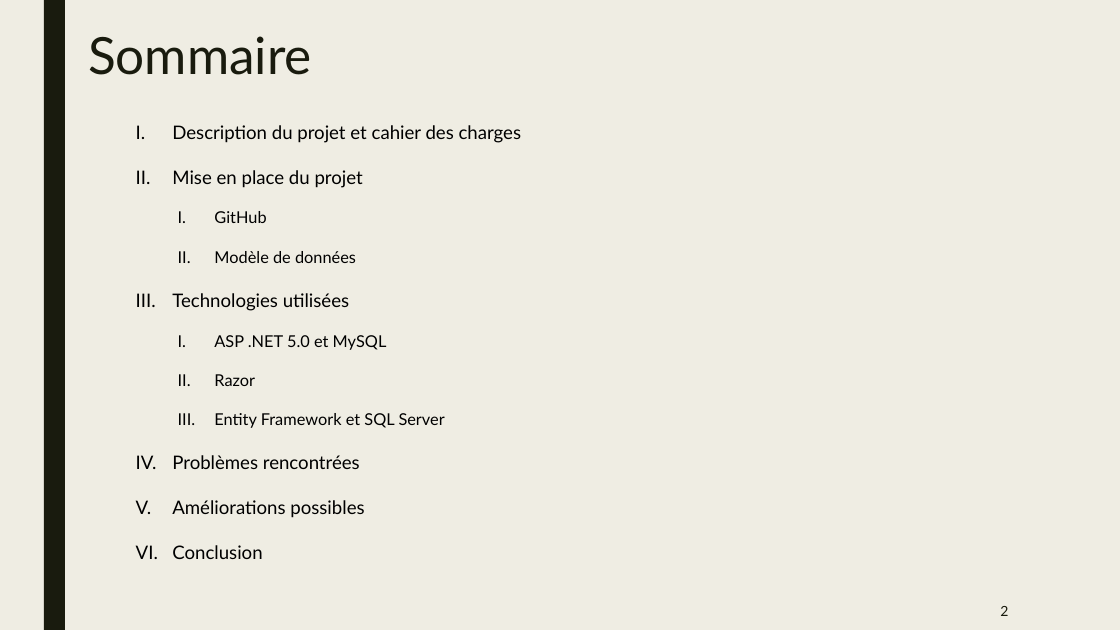
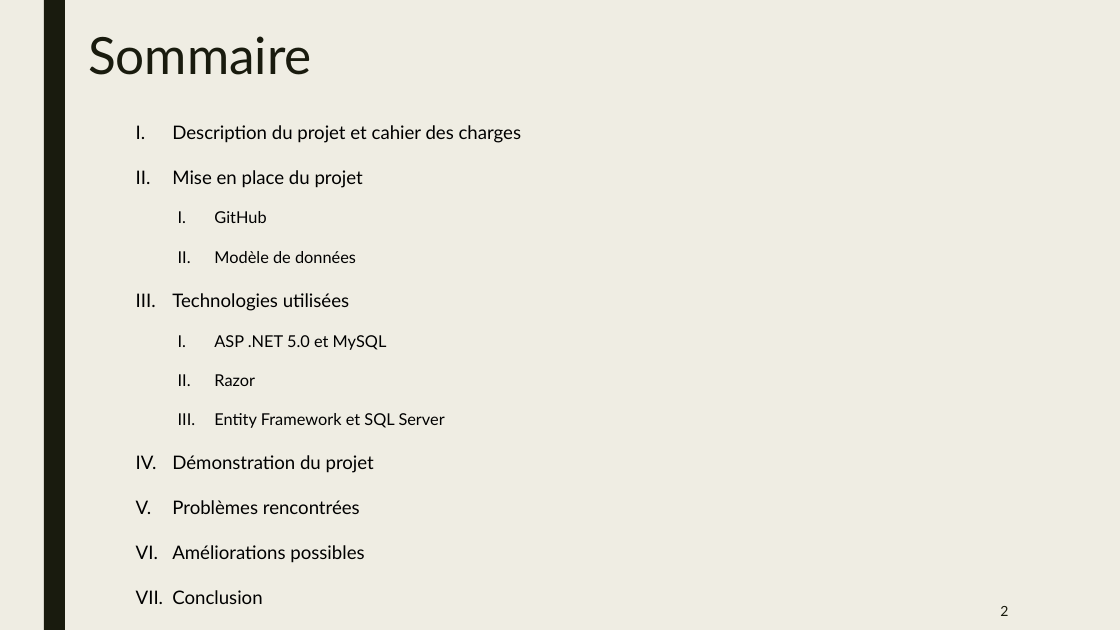
Before and after one commit to MaxenceVandekerckhove/IT---Telefaune, a slide deck: slide 2 of PPT/IT Telefaune.pptx. Drawn at 1120x630 pixels with LibreOffice and Linux fonts; fonts in the diff are those of the drawing. Boxes give left, top, right and bottom in pixels: in the first picture for what was removed or moved away, otherwise in the second. Text is boxed around its words. In the diff, an @@ line names an element or a change of style, - is before the commit and + after.

```diff
--- a/PPT/IT Telefaune.pptx
+++ b/PPT/IT Telefaune.pptx
@@ text at [172, 455, 374, 473]: paragraph added @@
+IV. Démonstration du projet
```
Also in this commit, not shown: 5 other slides changed, 1 slide added, 2 other files.
